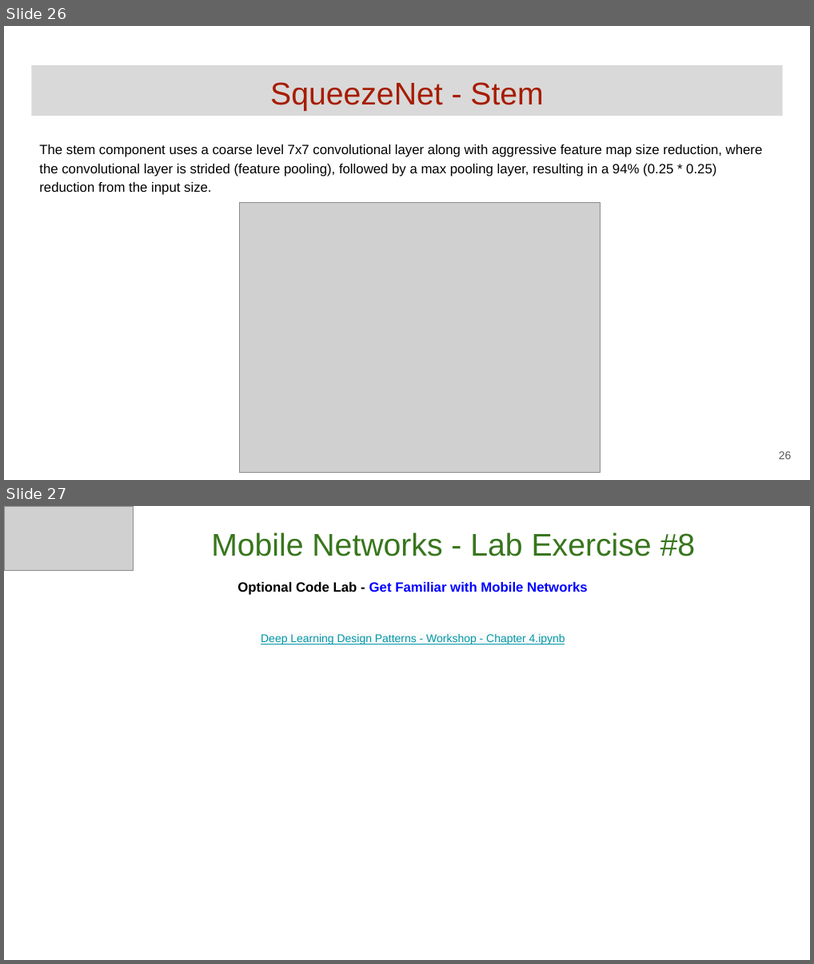
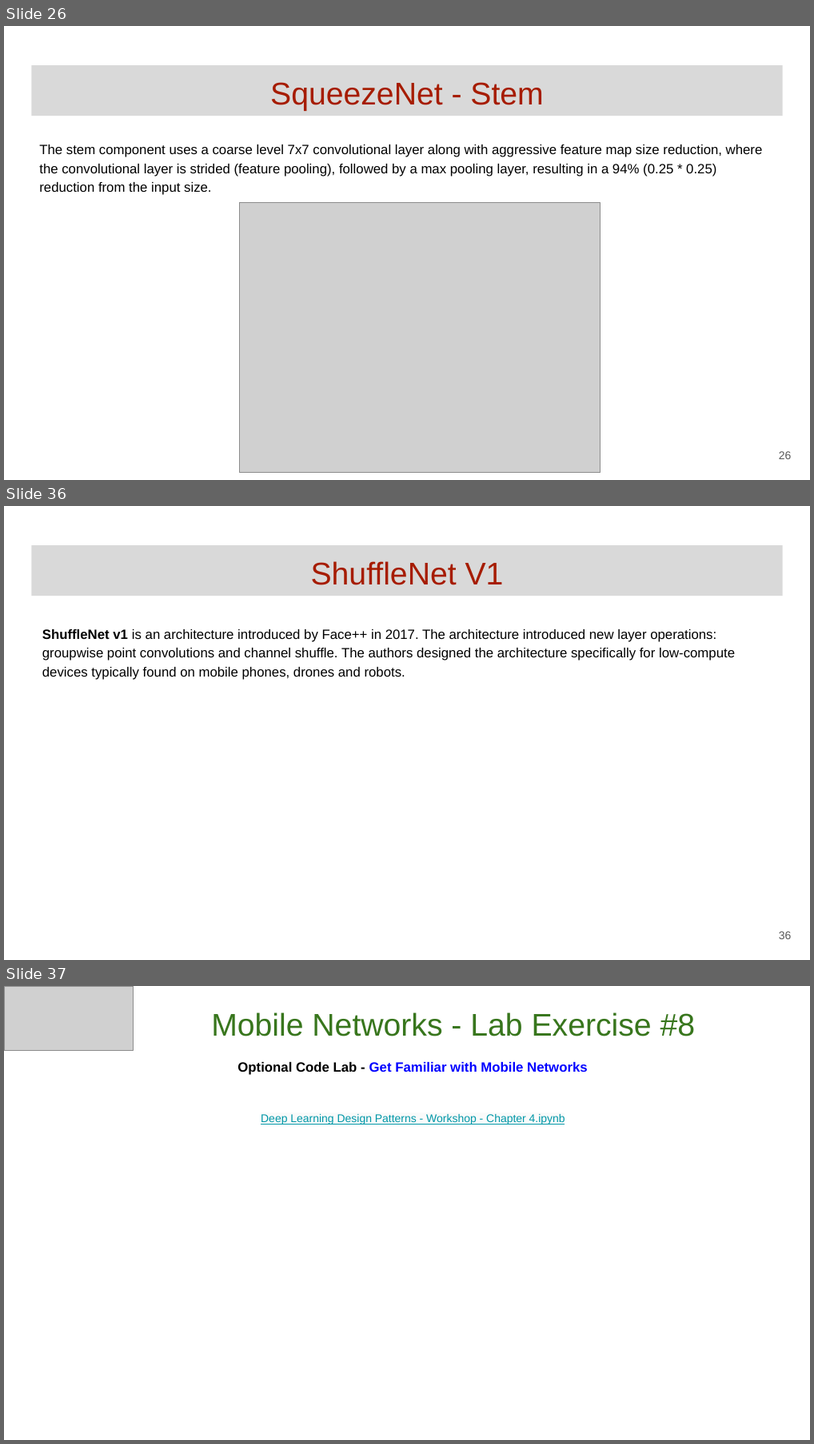
Before and after one commit to GoogleCloudPlatform/keras-idiomatic-programmer, a slide deck: books/deep-learning-design-patterns/Workshops/Junior/Deep Learning Design Patterns - Workshop - Chapter 4.pptx. Shown one above the other, each under a label of ours: slides 26 and 27 before the commit, slides 26, 36 and 37 after it; the slides between them are not shown. The pictures are 814x964 and 814x1444 pixels, drawn with LibreOffice and Linux fonts; fonts in the diff are those of the drawing; grey boxes stand for pictures. Boxes give left, top, right and bottom in pixels: in the first picture for what was removed or moved away, otherwise in the second. Text is boxed around its words. In the diff, an @@ line names an element or a change of style, - is before the commit and + after.

```diff
--- a/books/deep-learning-design-patterns/Workshops/Junior/Deep Learning Design Patterns - Workshop - Chapter 4.pptx
+++ b/books/deep-learning-design-patterns/Workshops/Junior/Deep Learning Design Patterns - Workshop - Chapter 4.pptx
@@ slide 36 added at <box>4,506,810,960</box>, background #FFFFFF @@
@@ title added at <box>31,545,783,596</box>, fill #D9D9D9, 28 pt, text #A61C00 @@
+ShuffleNet V1
@@ text added at <box>42,629,735,680</box>, 12 pt, text #000000 @@
+ShuffleNet v1 is an architecture introduced by Face++ in 2017. The architecture introduced new layer operations: groupwise point convolutions and channel shuffle. The authors designed the architecture specifically for low-compute devices typically found on mobile phones, drones and robots.
@@ page number added at <box>779,931,792,939</box>, 10 pt, text #595959 @@
+36
@@ what was slide 27 is now slide 37 @@
```
Also in this commit, not shown: 9 other slides added.
